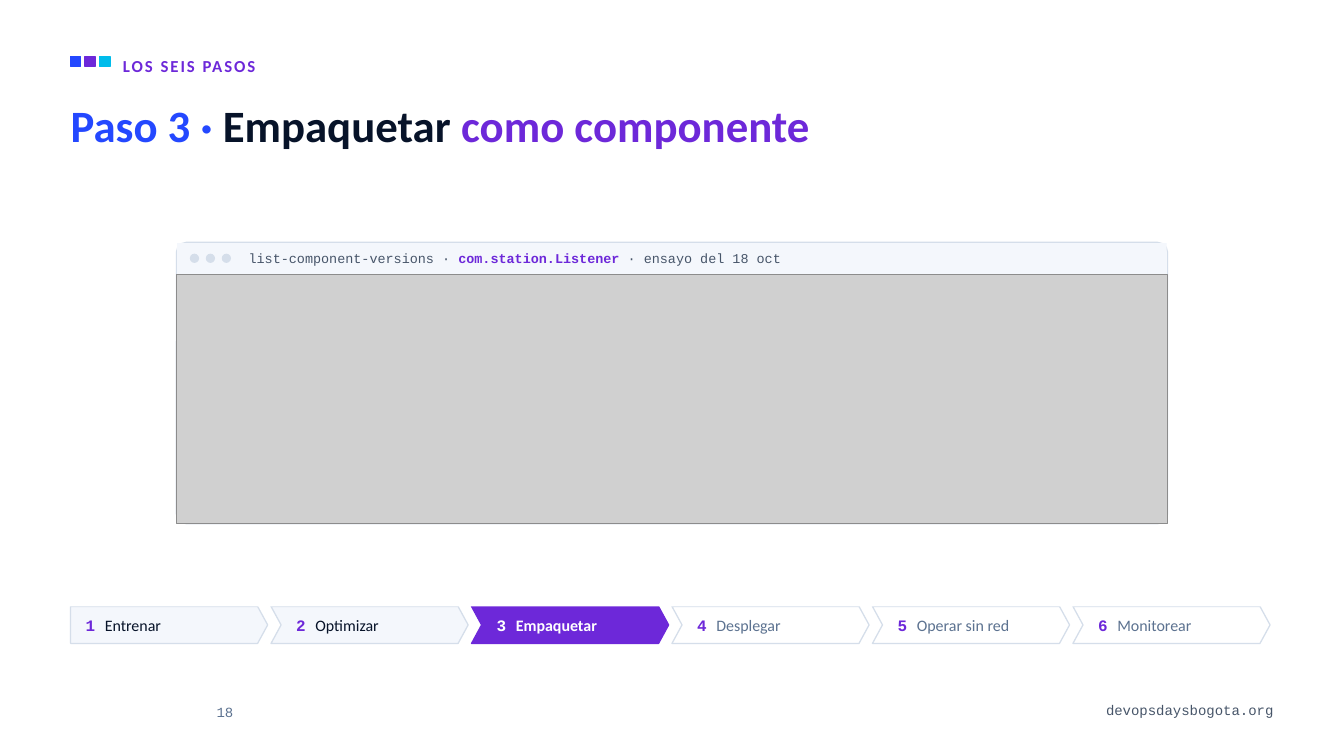
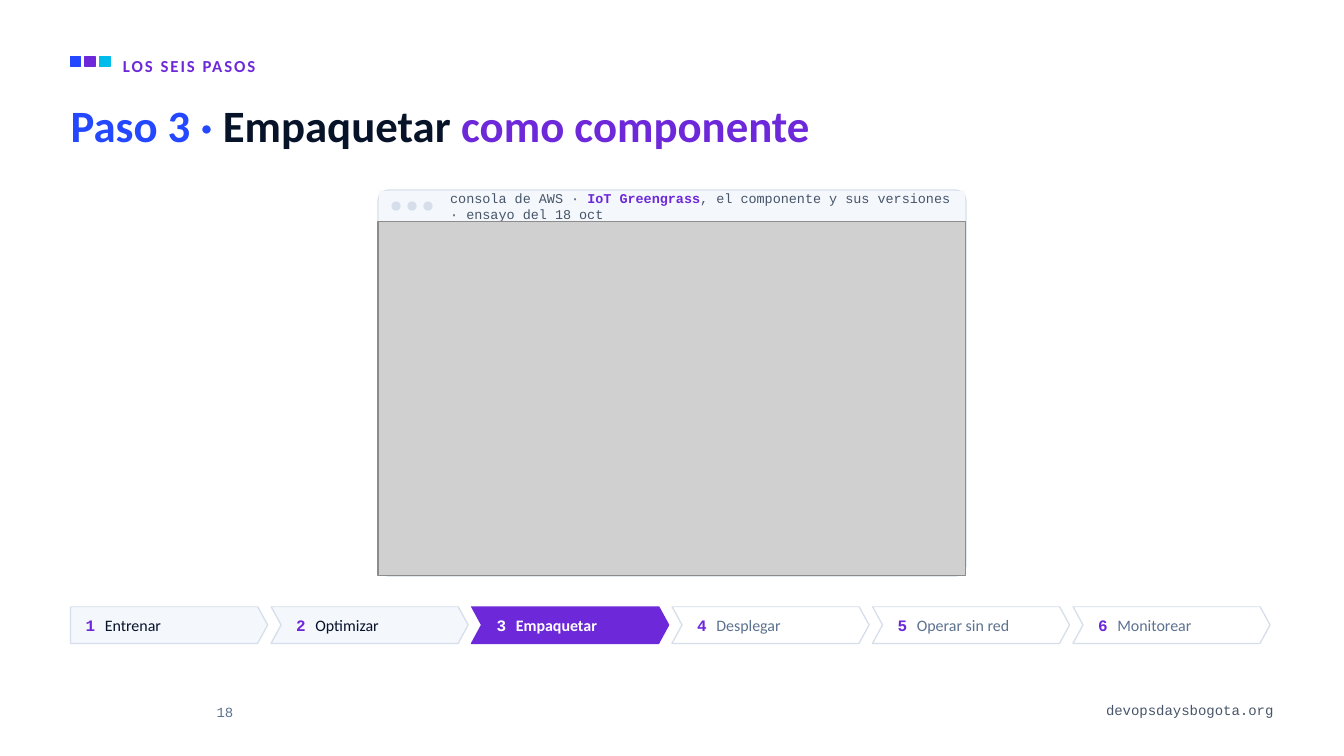
Before and after one commit to alejandro945/mlops-a-ciegas, a slide deck: slide 18 of talk/MLOps-a-ciegas-DevOpsDays-Bogota-2026.pptx. Drawn at 1344x756 pixels with LibreOffice and Linux fonts; fonts in the diff are those of the drawing; grey boxes stand for pictures; background and template pictures are left out. Boxes give left, top, right and bottom in pixels: in the first picture for what was removed or moved away, otherwise in the second. Text is boxed around its words. In the diff, an @@ line names an element or a change of style, - is before the commit and + after.

```diff
--- a/talk/MLOps-a-ciegas-DevOpsDays-Bogota-2026.pptx
+++ b/talk/MLOps-a-ciegas-DevOpsDays-Bogota-2026.pptx
@@ rounded rectangle: place and size @@
-rounded rectangle at <box>176,242,1168,523</box>
+rounded rectangle at <box>378,191,966,577</box>
@@ rounded rectangle at <box>378,191,966,577</box>: proportions changed @@
@@ rectangle: place and size @@
-rectangle at <box>177,243,1168,274</box>
+rectangle at <box>379,191,966,222</box>
@@ 3 rounded rectangles: place and size @@
-3 rounded rectangles at <box>190,254,231,263</box>
+3 rounded rectangles at <box>391,202,433,211</box>
@@ text at <box>450,193,951,223</box>: text changed @@
-list-component-versions · com.station.Listener · ensayo del 18 oct
+consola de AWS · IoT Greengrass, el componente y sus versiones · ensayo del 18 oct
@@ picture: place and size @@
-picture at <box>176,274,1168,524</box>
+picture at <box>378,222,966,576</box>
```
Also in this commit, not shown: 5 other slides changed, 11 other files.
